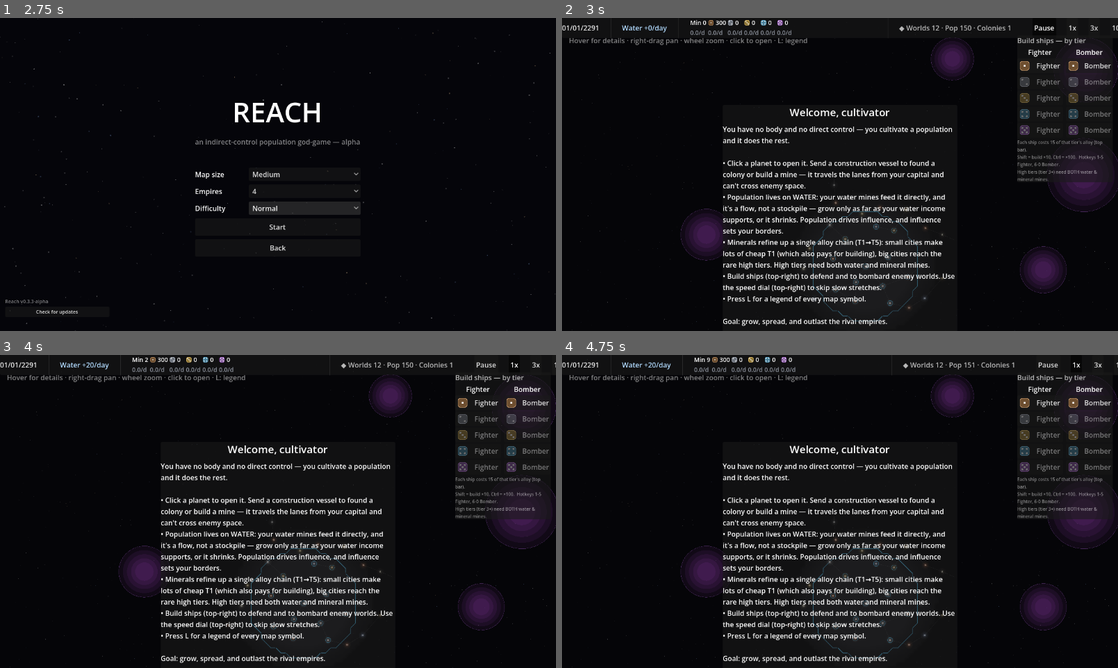
Above: before the commit, frames 1-4 (two rows, left to right).
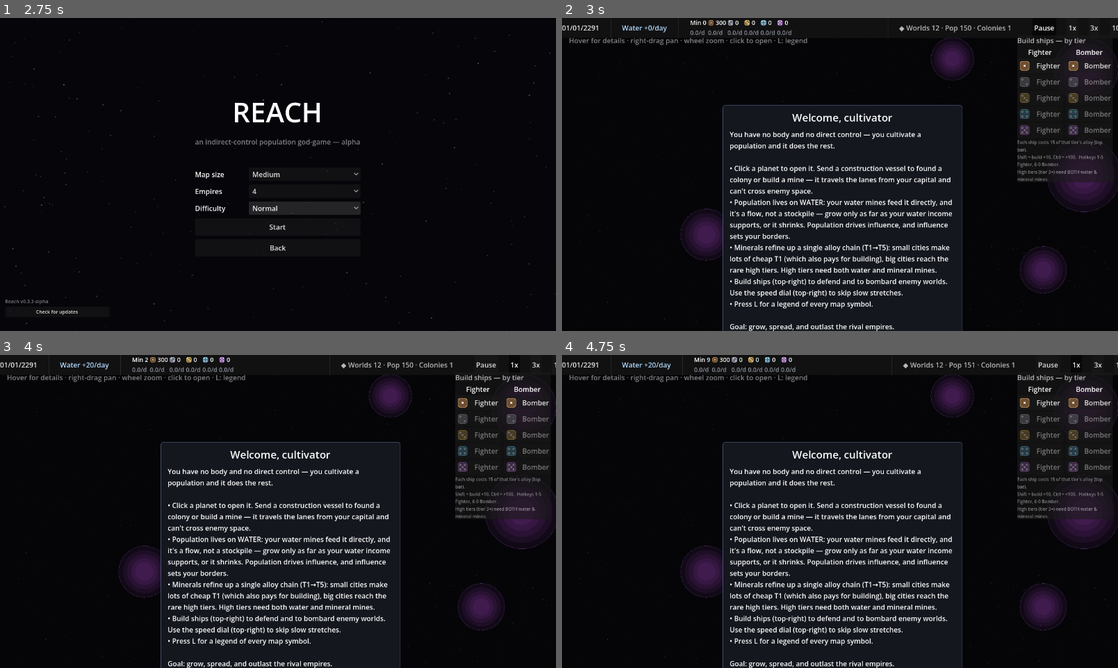
Above: after the commit, the same moments.

Repository: evyatarmitz/reach
Game: Godot game, scene res://menu/menu.tscn
The game is run twice, just before and just after one commit, with the same random seed, the same clock (stepped at 60 frames per second) and the same inputs.
Inputs:
- Up to frame 1 (2.75 s): click "New Game" at 0.5 s; click "Normal" at 1.25 s; click "Normal" at 2 s
- Up to frame 2 (3 s): click "Start" at 2.75 s
- Up to frame 3 (4 s): click "1x" at 3.5 s
- Up to frame 4 (4.75 s): click "1x" at 4.25 s

Frame 1 is identical in both runs. In frame 2, 10% of the frame differs, in the area x 28-72%, y 27-100%; in frame 3, 10%; in frame 4, 10%.

Commit message:
Opaque menu backgrounds (no more see-through overlays)
The default PanelContainer background is semi-transparent, so overlay text sat
over the starfield/map and was hard to read. Add menu/ui_style.gd (a shared
opaque StyleBoxFlat) and apply it to the pause menu, the controls/Options page,
the intro overlay, and the legend panel.

Diff:
--- a/desktop/game/main.gd
+++ b/desktop/game/main.gd
@@ -141,6 +141,7 @@
 # class_name) so they resolve even with a stale global class cache in a headless build.
 const ControlsPageScript := preload("res://menu/controls_page.gd")
 const Keybinds := preload("res://menu/keybinds.gd")
+const UiStyle := preload("res://menu/ui_style.gd")
 var overlay_title: Label
 var overlay_resume: Button
 var overlay_save: Button
@@ -1774,6 +1775,7 @@
 # Shown paused; dismissed with Begin. Not shown on a loaded save or the autoshot.
 func _build_intro(layer: CanvasLayer) -> void:
 	intro_overlay = PanelContainer.new()
+	UiStyle.make_opaque(intro_overlay)
 	intro_overlay.set_anchors_preset(Control.PRESET_CENTER)
 	intro_overlay.anchor_left = 0.5
 	intro_overlay.anchor_right = 0.5
@@ -1811,6 +1813,7 @@
 # with L (the hint line advertises it). Plain text — clear without needing icons.
 func _build_legend(layer: CanvasLayer) -> void:
 	legend_panel = PanelContainer.new()
+	UiStyle.make_opaque(legend_panel)
 	legend_panel.anchor_top = 1.0
 	legend_panel.anchor_bottom = 1.0
 	legend_panel.offset_left = 12.0
@@ -1854,6 +1857,7 @@
 
 func _build_menu_overlay(layer: CanvasLayer) -> void:
 	menu_overlay = PanelContainer.new()
+	UiStyle.make_opaque(menu_overlay)
 	menu_overlay.set_anchors_preset(Control.PRESET_CENTER)
 	menu_overlay.anchor_left = 0.5
 	menu_overlay.anchor_right = 0.5
--- a/desktop/menu/controls_page.gd
+++ b/desktop/menu/controls_page.gd
@@ -11,6 +11,7 @@
 signal closed
 
 const Keybinds := preload("res://menu/keybinds.gd")
+const UiStyle := preload("res://menu/ui_style.gd")
 
 var _listening := ""     # action currently capturing a key ("" = none)
 var _rows := {}          # action_id -> its key Button
@@ -18,6 +19,7 @@
 
 func _ready() -> void:
 	Keybinds.ensure_loaded()
+	UiStyle.make_opaque(self)
 	set_anchors_preset(Control.PRESET_CENTER)
 	anchor_left = 0.5
 	anchor_right = 0.5
--- /dev/null
+++ b/desktop/menu/ui_style.gd
@@ -0,0 +1,24 @@
+extends RefCounted
+
+# Shared menu/overlay styling. Godot's default PanelContainer background is
+# semi-transparent, so menu text shows through onto the busy starfield / map and is hard
+# to read. These give the menus a solid, fully opaque background. Preloaded (no
+# class_name) for the same headless class-cache reason as the other menu/ helpers.
+
+# A solid dark panel background with a subtle border and comfortable padding.
+static func opaque_panel() -> StyleBoxFlat:
+	var sb := StyleBoxFlat.new()
+	sb.bg_color = Color(0.08, 0.09, 0.12)   # alpha 1.0 — not see-through
+	sb.set_border_width_all(1)
+	sb.border_color = Color(0.35, 0.42, 0.55, 0.8)
+	sb.set_corner_radius_all(6)
+	sb.content_margin_left = 16
+	sb.content_margin_right = 16
+	sb.content_margin_top = 12
+	sb.content_margin_bottom = 12
+	return sb
+
+
+# Apply the opaque panel background to a PanelContainer.
+static func make_opaque(panel: Control) -> void:
+	panel.add_theme_stylebox_override("panel", opaque_panel())
